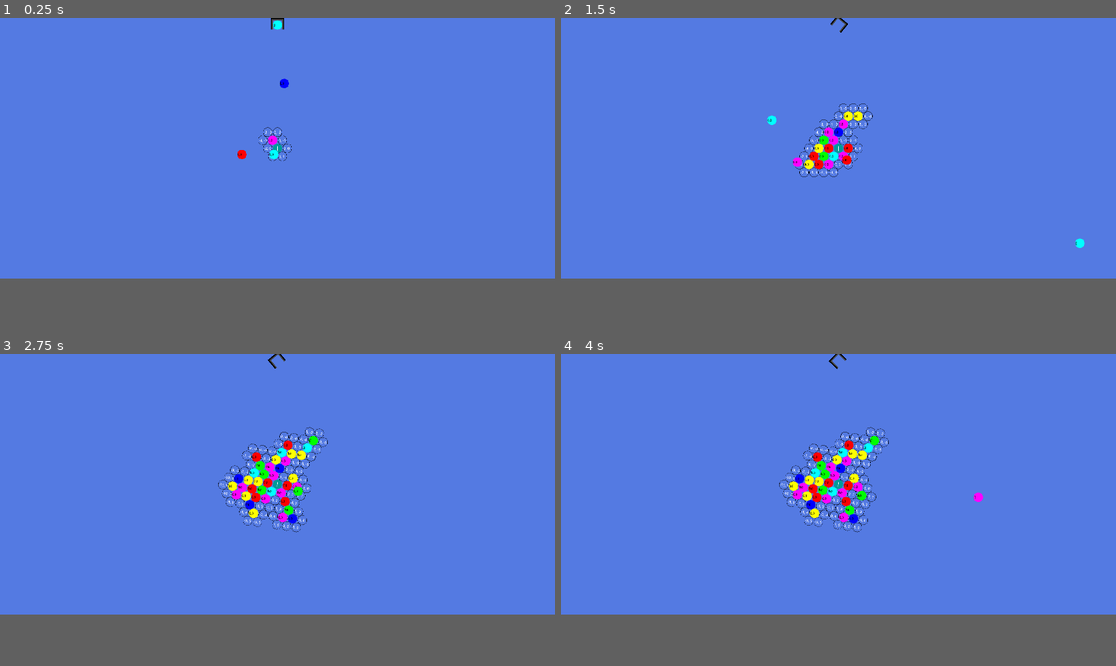
Above: before the commit, frames 1-4 (two rows, left to right).
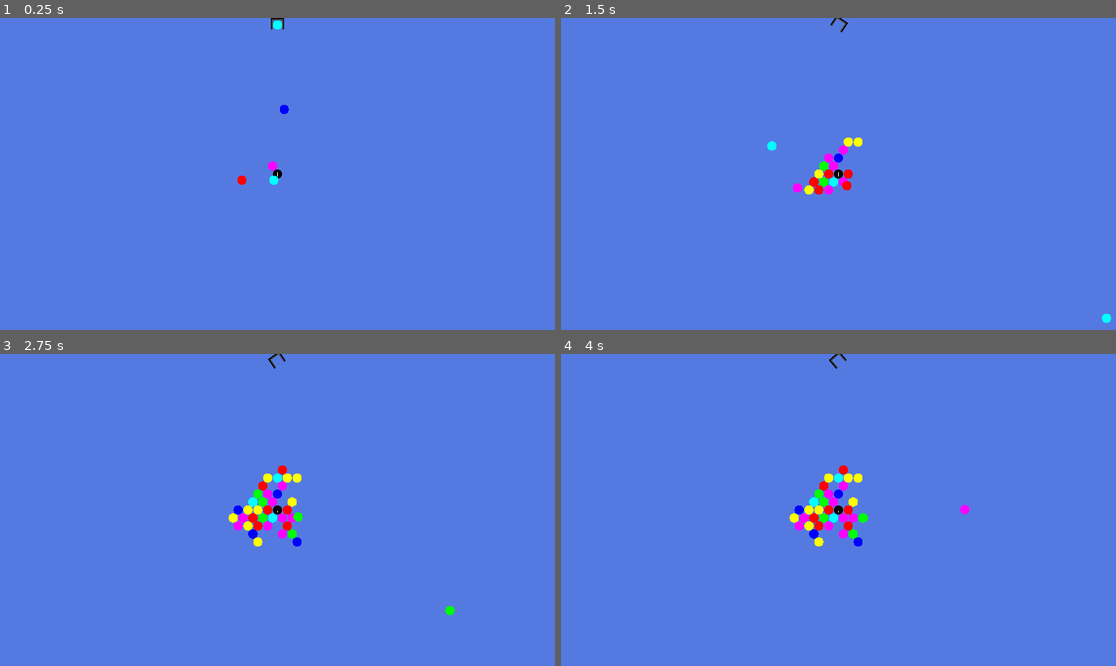
Above: after the commit, the same moments.

Repository: almostNathan/BubbleSpinnerRoguelike
Game: Godot game, scene res://main_arena.tscn
Two runs of this game, one before a commit and one after it. Both use one fixed random seed, a clock stepped at 60 frames per second and the inputs below.
Inputs (mouse positions are in pixels of both pictures, inside the frame that each line leads up to):
- Up to frame 1 (0.25 s): no input
- Up to frame 2 (1.5 s): move the mouse to (960, 136) at 0.52 s; press the mouse at (960, 136) at 0.53 s; move the mouse to (727, 161) at 1.27 s; release the mouse at (727, 161) at 1.28 s; click (727, 161) at 1.35 s
- Up to frame 3 (2.75 s): move the mouse to (333, 425) at 2.02 s; press the mouse at (333, 425) at 2.03 s
- Up to frame 4 (4 s): move the mouse to (810, 534) at 2.77 s; release the mouse at (810, 534) at 2.78 s; click (810, 534) at 2.85 s; tap Enter at 3.5 s; move the mouse to (1005, 522) at 3.52 s; press the mouse at (1005, 522) at 3.53 s
In our replay, the window is 799x375 before the commit and 799x449 after it. These sizes can differ from the game's own. Grey fills any space a smaller window leaves; there, only what the larger window draws over its background counts as a difference.

The runs differ from the first frame. In frame 1, 0.5% of the frame differs, in the area x 42-53%, y 0-54%; in frame 2, 1.8%; in frame 3, 3.0%; in frame 4, 3.1%, in the area x 39-77%, y 0-62%.

Commit message:
working on scoring

Diff:
--- /dev/null
+++ b/Globals/BallTypes.gd
@@ -0,0 +1,5 @@
+extends Node
+
+var types : Dictionary = {
+	""
+}
--- a/Globals/SignalHub.gd
+++ b/Globals/SignalHub.gd
@@ -1,9 +1,15 @@
 extends Node
 
 signal ball_colliding(shot_ball, collided_ball)
-
+signal ball_shot(shot_ball, launcher)
 
 func connect_ball_colliding(callable : Callable):
 	self.ball_colliding.connect(callable)
 func emit_ball_colliding(_shot_ball, _collided_ball):
 	ball_colliding.emit(_shot_ball, _collided_ball)
+
+
+func connect_ball_shot(callable : Callable):
+	self.ball_shot.connect(callable)
+func emit_ball_shot(_shot_ball, _launcher):
+	ball_shot.emit(_shot_ball, _launcher)
--- a/Scenes/ball_queue.gd
+++ b/Scenes/ball_queue.gd
@@ -5,9 +5,11 @@
 
 func get_next_ball() -> BaseBall:
 	if current_queue.is_empty():
-		print("launcher reloading")
 		reload_current_queue()
 	return current_queue.pop_front()
+
+
+
 
 func reload_current_queue() -> void:
 	var types = [
--- a/Scenes/base_ball.tscn
+++ b/Scenes/base_ball.tscn
@@ -22,6 +22,7 @@
 shape = SubResource("CircleShape2D_kdads")
 
 [node name="Label" type="Label" parent="."]
+visible = false
 offset_left = -15.0
 offset_top = -7.0
 offset_right = 13.0
--- a/Scenes/start_point.tscn
+++ b/Scenes/start_point.tscn
@@ -8,9 +8,9 @@
 
 [node name="StartPoint" type="Node2D" groups=["ball"]]
 script = ExtResource("1_1pl8i")
+color = Color(0, 0, 0, 1)
 
 [node name="Sprite2D" type="Sprite2D" parent="."]
-modulate = Color(0, 0, 0, 1)
 texture = ExtResource("1_02nw6")
 
 [node name="Area2D" type="Area2D" parent="." groups=["ball"]]
--- a/Scripts/ball_grid_manager.gd
+++ b/Scripts/ball_grid_manager.gd
@@ -18,6 +18,7 @@
 
 var center_point : Vector2
 var grid_slot_dict : Dictionary[Vector2i, BallGridSlot]
+var shot_count = 0
 
 @onready var start_point = $StartPoint
 
@@ -26,14 +27,19 @@
 func _ready() -> void:
 	self.position = Vector2(get_viewport_rect().size.x/2, get_viewport_rect().size.y/2)
 	SignalHub.connect_ball_colliding(ball_collided)
+	SignalHub.connect_ball_shot(ball_shot)
+
+func ball_shot(shot_ball, launcher):
+	shot_count += 1
+	if shot_count % 10 == 0:
+		await get_tree().create_timer(.2).timeout
+		add_balls(10)
 
 func ball_collided(shot_ball: BaseBall, collided_ball: BaseBall):
 	shot_ball.reparent(self, true)
 
-
 	var closest_position = grid_spot_closest_to_position(shot_ball.position)
 	grid_slot_dict[closest_position].set_ball_in_slot(shot_ball)
-
 
 	###This section determines rotation
 	#Notes:
@@ -89,6 +95,7 @@
 
 func add_balls(num_balls : int):
 	##randomly shoot balls towards the center.
+	#TODO: create globals for possible ball types
 	var types = [
 			["red", Color(1.0, 0.0, 0.0,1)],
 			["green", Color(0.0, 1.0, 0.0,1)],
@@ -105,9 +112,6 @@
 		new_ball.aim_at(self.global_position)
 		self.add_sibling(new_ball)
 		await get_tree().create_timer(.05).timeout
-		#new_ball.add_type("red", Color(1.0, 0.0, 0.0,1))
-		#new_ball.add_type("green", Color(0.0, 1.0, 0.0,1))
-		#new_ball.add_type("blue", Color(0.0, 0.0, 1.0,1))
 
 
 func get_available_slots() -> Array[Vector2i]:
--- a/Scripts/ball_grid_slot.gd
+++ b/Scripts/ball_grid_slot.gd
@@ -80,8 +80,8 @@
 	if !ball_in_slot:
 		is_available = true
 		is_active = true
-		$Sprite2D.visible = true
-		$Label.visible = true
+		$Sprite2D.visible = false
+		$Label.visible = false
 
 func make_unavailable():
 	is_available = false
--- a/Scripts/launcher.gd
+++ b/Scripts/launcher.gd
@@ -32,6 +32,7 @@
 	if current_ball != null:
 		current_ball.set_movement_direction(current_ball.global_position.direction_to(get_global_mouse_position()))
 		current_ball.activate()
+		SignalHub.emit_ball_shot(current_ball, self)
 		#shot_balls.append(current_ball)
 		current_ball = null
 		balls_fired += 1
--- a/main_arena.gd
+++ b/main_arena.gd
@@ -2,7 +2,7 @@
 class_name MainArena
 
 @onready var launcher = $Launcher
-@onready var ball_grid_manager = $BallGridManager
+@onready var ball_grid_manager : BallGridManager = $BallGridManager
 @onready var start_point = $StartPoint
 
 func _ready() -> void:
--- a/main_arena.tscn
+++ b/main_arena.tscn
@@ -20,27 +20,29 @@
 script = ExtResource("1_r7ygb")
 
 [node name="ColorRect" type="ColorRect" parent="."]
-offset_right = 1960.0
-offset_bottom = 1114.0
+offset_right = 1920.0
+offset_bottom = 1080.0
 color = Color(0.329832, 0.476577, 0.885455, 1)
 
 [node name="Launcher" parent="." instance=ExtResource("3_yajwo")]
 position = Vector2(600, 24)
 
 [node name="LeftWall" type="Area2D" parent="."]
+position = Vector2(0, 540)
 script = ExtResource("4_kl8a0")
 
 [node name="CollisionShape2D" type="CollisionShape2D" parent="LeftWall"]
 shape = SubResource("RectangleShape2D_yajwo")
 
 [node name="RightWall" type="Area2D" parent="."]
-position = Vector2(1172, -1)
+position = Vector2(1920, 540)
 script = ExtResource("5_3ienu")
 
 [node name="CollisionShape2D" type="CollisionShape2D" parent="RightWall"]
 shape = SubResource("RectangleShape2D_kl8a0")
 
 [node name="BottomWall" type="Area2D" parent="."]
+position = Vector2(960, 1080)
 script = ExtResource("6_d4wu6")
 
 [node name="CollisionShape2D" type="CollisionShape2D" parent="BottomWall"]
--- a/project.godot
+++ b/project.godot
@@ -22,7 +22,7 @@
 [display]
 
 window/size/viewport_width=1920
-window/size/viewport_height=900
+window/size/viewport_height=1080
 window/size/mode=2
 
 [global_group]
Not shown, added: Globals/BallTypes.gd.uid
Not shown, added: Scenes/ball_grid_manager.tscn4114958606.tmp
